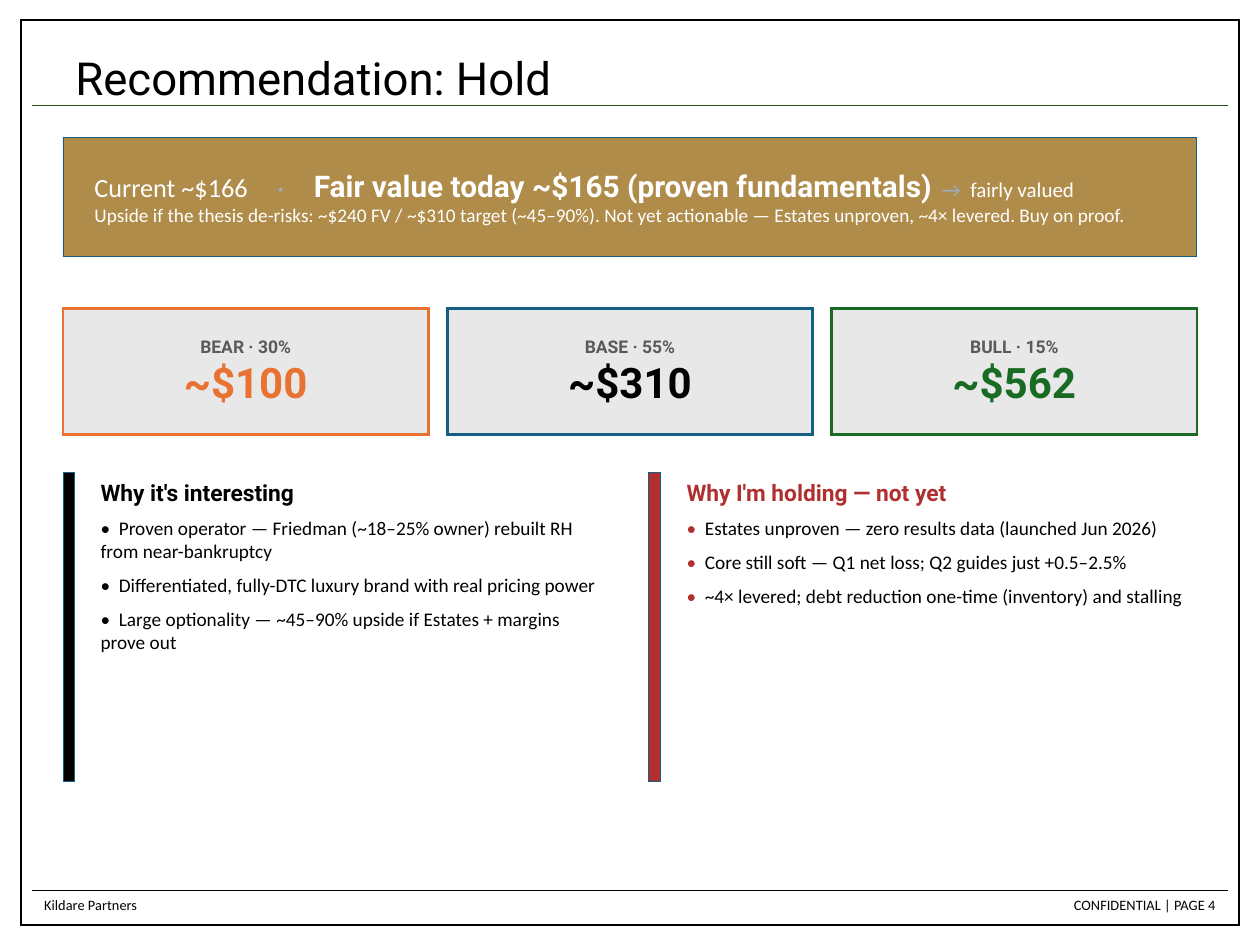
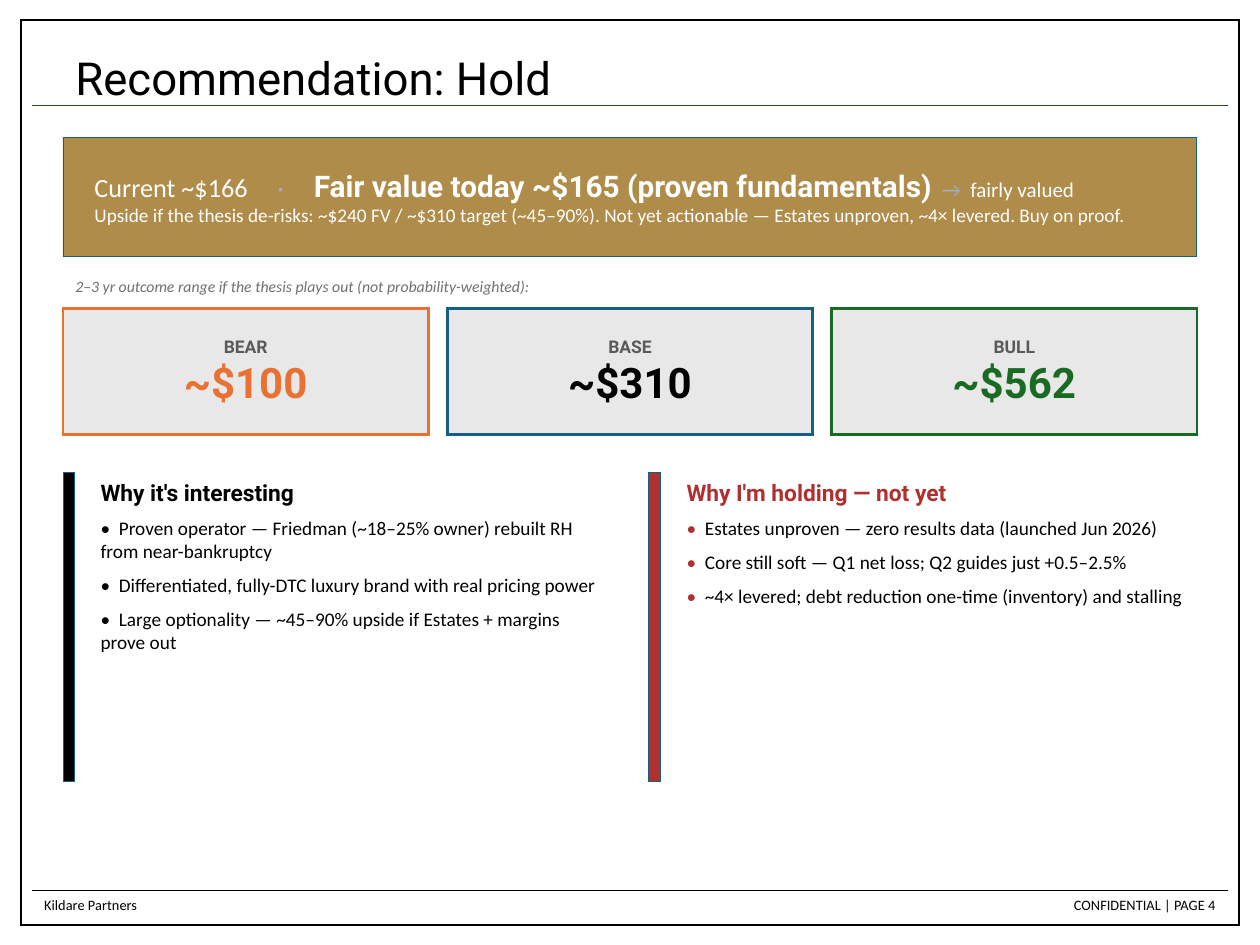
Before and after one commit to dchen88888/Nike-Stock-Pitch, a slide deck: slide 4 of RH_Stock_Pitch_updated.pptx. Drawn at 1260x945 pixels with LibreOffice and Linux fonts; fonts in the diff are those of the drawing. Boxes give left, top, right and bottom in pixels: in the first picture for what was removed or moved away, otherwise in the second. Text is boxed around its words. In the diff, an @@ line names an element or a change of style, - is before the commit and + after.

```diff
--- a/RH_Stock_Pitch_updated.pptx
+++ b/RH_Stock_Pitch_updated.pptx
@@ text added at box(75, 281, 529, 295), 9 pt, text #707070, italic @@
+2–3 yr outcome range if the thesis plays out (not probability-weighted):
@@ text in rectangle at box(224, 340, 268, 353): text changed @@
-BEAR · 30%
+BEAR
@@ text in rectangle at box(608, 340, 651, 353): text changed @@
-BASE · 55%
+BASE
@@ text in rectangle at box(994, 340, 1035, 353): text changed @@
-BULL · 15%
+BULL
```
